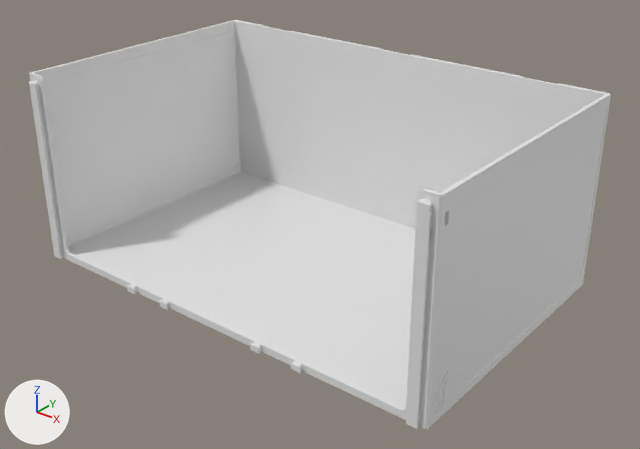
The glTF model parts/165/DecorDrawer_165-3W-2H.lib.glb, before and after one commit.
One viewpoint serves both versions: a 50 mm camera at (275.0, -334.0, 237.0) aimed at (11.0, -4.0, 32.0). The axes (+X, +Y, +Z) are drawn at lower left. The lights are the same throughout. The picture after the commit comes second. Where no turn or scale is listed for an object, it has been applied to the vertices. Vertices at exactly the same position are counted once.

Names of what the first picture shows: 'DecorDrawer_165-3W-2H'.
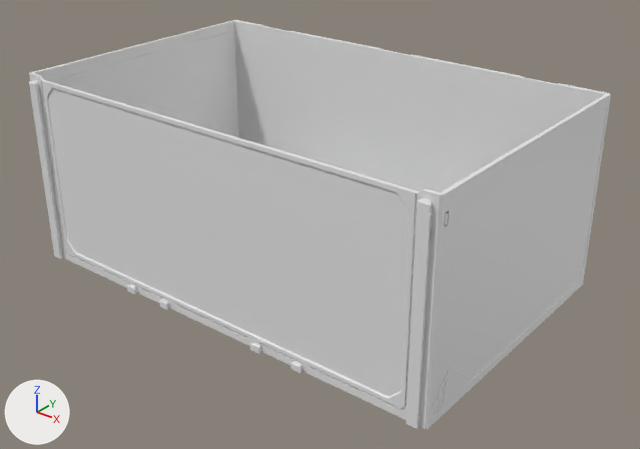
The change in detail:
me_decordrawer_165_3w_2h is used by ob_decordrawer_165_3w_2h; location (0.0, 0.0, 53.0).
me_decordrawer_165_3w_2h had 813 vertices, 1630 faces and spanned x -126.0..126.0, y -80.0..80.0, z -53.0..53.0.
me_decordrawer_165_3w_2h now has 1159 vertices, 2334 faces and spans x -126.0..126.0, y -80.0..80.0, z -53.0..53.0.
me_decordrawer_165_3w_2h part 1: a new loose piece of 24 vertices spanning x 123.0..126.0, y -74.0..-71.0, z 40.0..44.0.
me_decordrawer_165_3w_2h part 2: 22 vertices moved within x 125.0..126.0, y -70.0..-65.0, z -48.0..-44.0; 298 vertices added at x -115.0..126.0, y -77.0..-66.0, z -49.0..51.0.
Other edits to the shape of me_decordrawer_165_3w_2h do not show in these pictures.

Where the change shows, as pixel boxes [x1, y1, x2, y2] in the pictures (640 x 449 px):
part 1 of me_decordrawer_165_3w_2h, added: after [444, 212, 449, 225]
part 2 of me_decordrawer_165_3w_2h, built on: before [436, 390, 445, 410]; after [42, 81, 467, 427]
